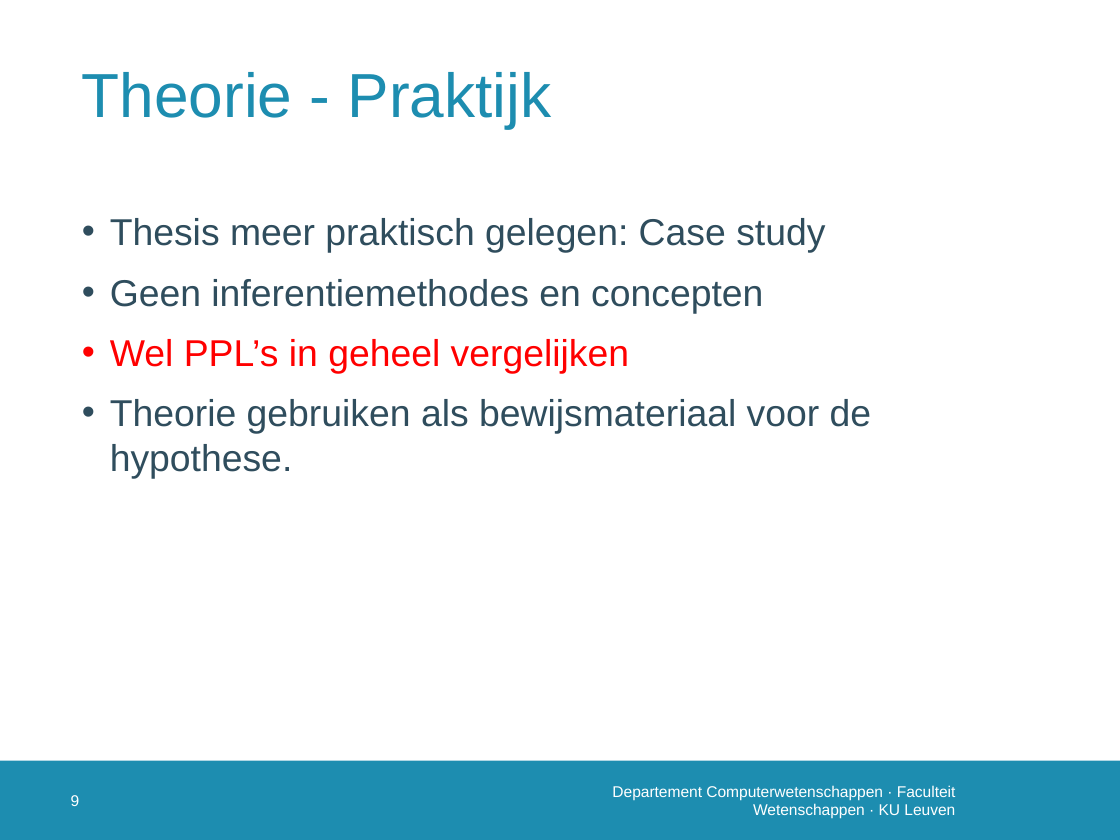
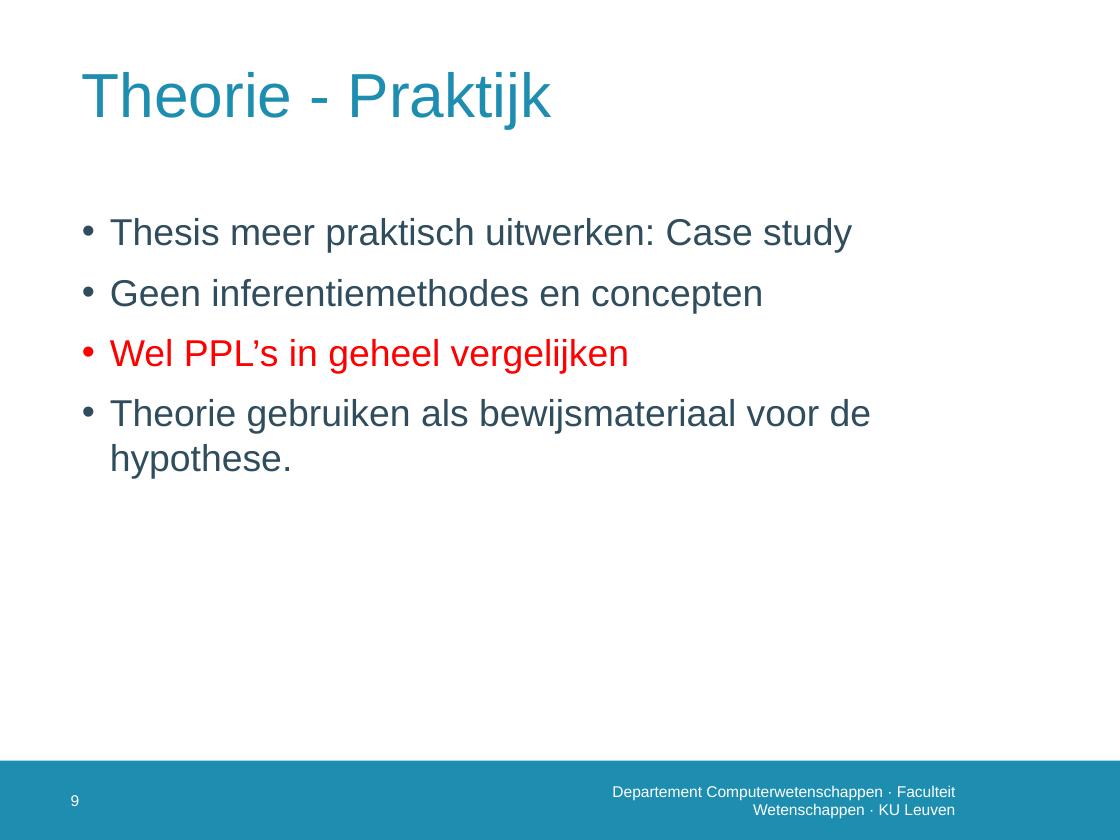
Before and after one commit to susverwimp/T208-Probabilistic-Programming-A-Case-Study, a slide deck: slide 10 of thesis/presentations/first/Probleemstellingv2.pptx. Drawn at 1120x840 pixels with LibreOffice and Linux fonts; fonts in the diff are those of the drawing; background and template pictures are left out. Boxes give left, top, right and bottom in pixels: in the first picture for what was removed or moved away, otherwise in the second. Text is boxed around its words. In the diff, an @@ line names an element or a change of style, - is before the commit and + after.

```diff
--- a/thesis/presentations/first/Probleemstellingv2.pptx
+++ b/thesis/presentations/first/Probleemstellingv2.pptx
@@ text at <box>110,218,852,253</box>: text changed @@
-• Thesis meer praktisch gelegen: Case study
+• Thesis meer praktisch uitwerken: Case study
```
Also in this commit, not shown: 5 other slides changed.
